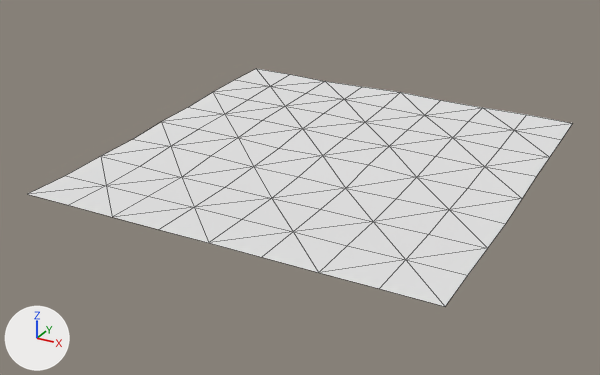
Before and after pictures for a commit that changed the OBJ model assets/maps/chunks/terrain_lod2_2_4.obj.
Camera for both pictures: a 50 mm camera at (432.8, -796.2, 88.6) aimed at (315.8, -583.4, -17.8). Lighting does not change. The marker at lower left points along +X, +Y and +Z. The first picture is the older version. Mesh edges are drawn as thin lines. Where no turn or scale is listed for an object, it has been applied to the vertices.

Objects in the first picture: 'terrain_lod2_2_4'.
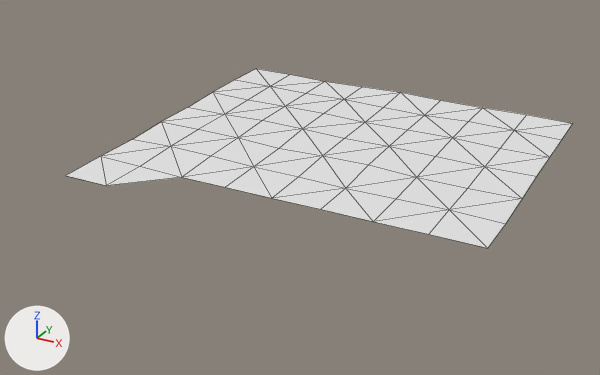
Boxes (x1, y1, x2, y2) around the edits, measured in the pictures (600 x 375 px):
'terrain_lod2_2_4', reshaped (7% narrower, 24% shorter)
    before: (29, 69, 573, 306)
    after: (66, 69, 573, 248)
part 1 of me_terrain_lod2_2_4, deleted
    before: (29, 176, 488, 306)

What changed in the scene script:
```text
Change me_terrain_lod2_2_4:
    used by ob_terrain_lod2_2_4; location = (0.0, 0.0, 0.0)
    remove me_terrain_lod2_2_4.from_pydata(...)  # 81 vertices, 128 faces; spans x 256.0..384.0, y -640.0..-512.0, z -10.8..-4.4
    add me_terrain_lod2_2_4.from_pydata(...)  # 65 vertices, 99 faces; spans x 256.0..384.0, y -624.0..-512.0, z -10.8..-4.4
    me_terrain_lod2_2_4 part 1
    16 vertices are removed from x 256.0..384.0, y -640.0..-624.0, z -10.8
    29 faces are deleted
```
